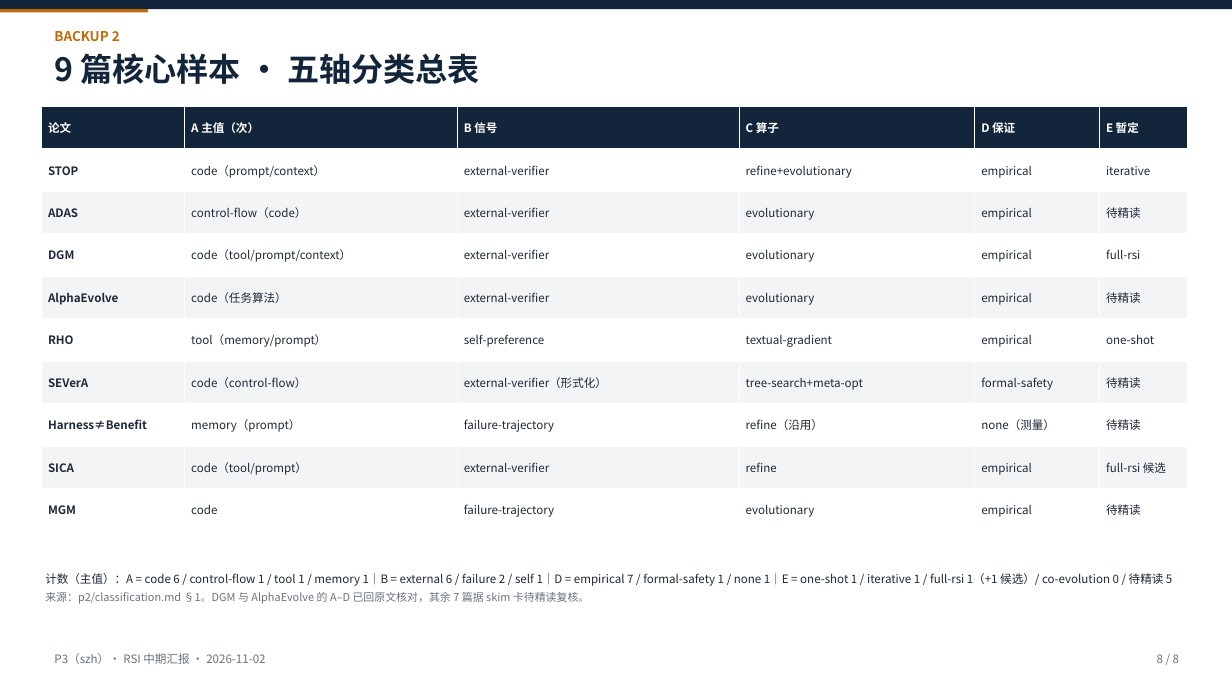
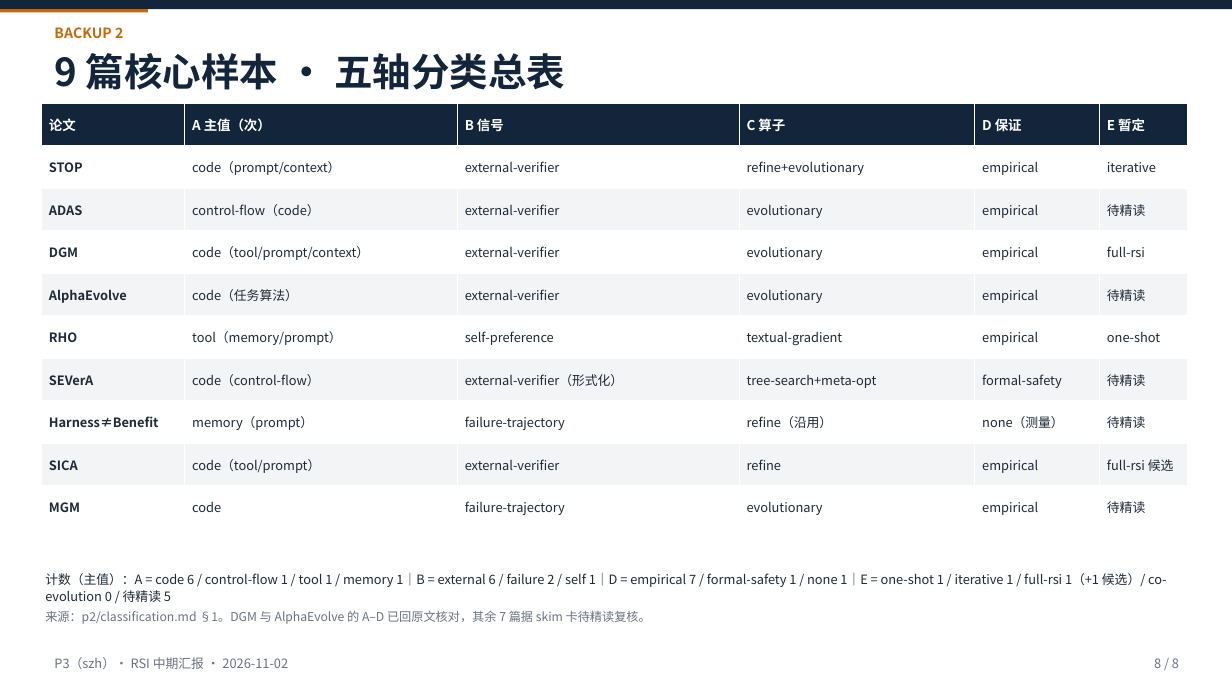
Before and after one commit to Gray-Su427/RSI_Harness_Reading, a slide deck: slide 8 of midterm/p3/deck-rsi-midterm.pptx. Drawn at 1232x693 pixels with LibreOffice and Linux fonts; fonts in the diff are those of the drawing. Boxes give left, top, right and bottom in pixels: in the first picture for what was removed or moved away, otherwise in the second. Text is boxed around its words. In the diff, an @@ line names an element or a change of style, - is before the commit and + after.

```diff
--- a/midterm/p3/deck-rsi-midterm.pptx
+++ b/midterm/p3/deck-rsi-midterm.pptx
@@ text "BACKUP 2" at [54,27,123,38]: size 10.5 to 11 pt @@
@@ text "9 篇核心样本 · 五轴分类总表" at [54,53,565,90]: size 25 to 30 pt @@
@@ table at [42,104,1188,529] @@
@@ size 9 to 10.5 pt in "论文", "A 主值（次）", "B 信号", "C 算子" and 2 more places @@
@@ size 9 to 10 pt @@
@@ text "计数（主值）：A = code 6 / ..." at [45,573,1166,624]: size 9 to 10 pt in "计数（主值）：A = code 6 / control-flow 1 ..."; size 8.5 to 9.5 pt in "来源：p2/classification.md §1。DGM 与 AlphaEvolve 的 A–D 已回原文核对，其余 ..." @@
@@ text "P3（szh）· RSI 中期汇报 · 2026-11-02" at [54,657,288,669]: size 9 to 10 pt @@
@@ text "8 / 8" at [1154,658,1179,668]: size 9 to 10 pt @@
```
Also in this commit, not shown: 7 other slides changed, 3 other files.
